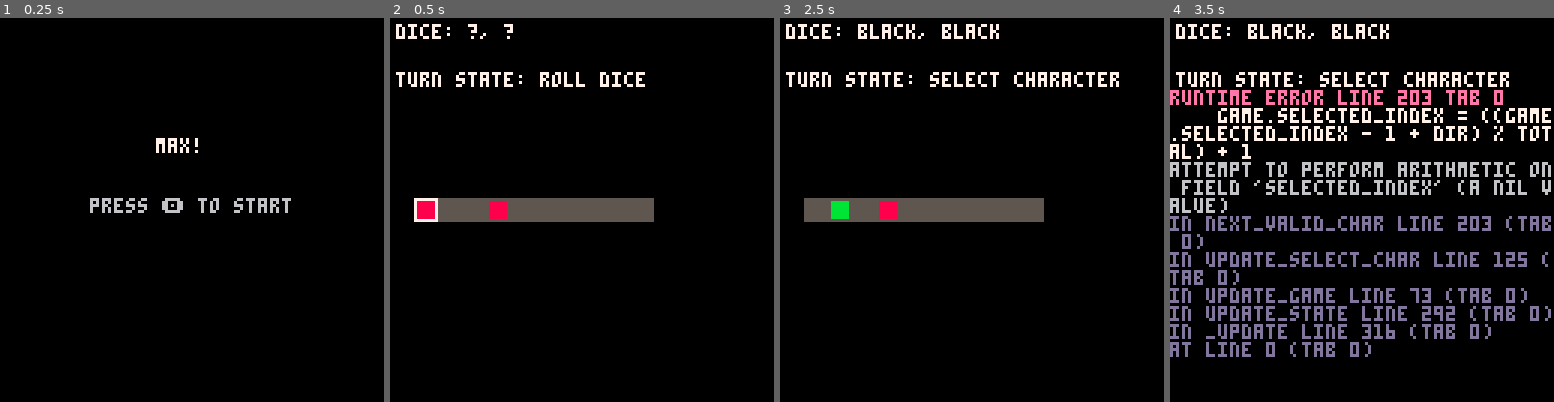
Above: before the commit, frames 1-4 (left to right).
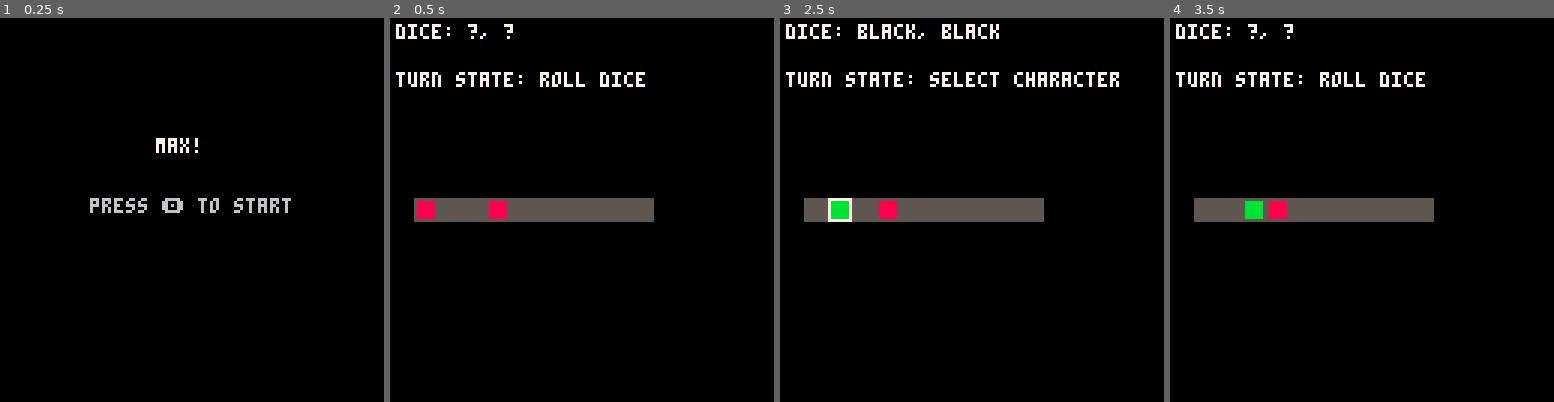
Above: after the commit, the same moments.

Repository: marijnio/pico-max-port
Game: PICO-8 cartridge max.p8
Same seed, same stepped clock (60 frames per second), same inputs: the game is played once before the commit and once after it.
Inputs:
- Up to frame 1 (0.25 s): no input
- Up to frame 2 (0.5 s): tap O (Z key) at 0.33 s
- Up to frame 3 (2.5 s): tap O (Z key) at 0.7, 1.43, 2.22 s; hold Left 1.97-2.37 s
- Up to frame 4 (3.5 s): hold Right from 2.87 s (still down); tap O (Z key) at 3.1 s

Frame 1 is identical in both runs. In frame 2, 0.2% of the frame differs, in the area x 6-13%, y 46-54%; in frame 3, 0.2%; in frame 4, 21%, in the area x 0-100%, y 1-89%.
Error before the commit: runtime error line 203 tab 0; game.selected_index = ((game.selected_index - 1 + dir) % total) + 1; attempt to perform arithmetic on field 'selected_index' (a n…

Commit message:
Fixes movement

Diff:
--- a/character.lua
+++ b/character.lua
@@ -13,6 +13,12 @@
 
 -- move a character forward n steps
 function update_move_char()
+  local selected = get_selected_char()
+  if selected == nil then
+    game.turn_state = TURN_END
+    return
+  end
+
   move_character(game.selected_index, steps_to_move)
   game.turn_state = TURN_CHECK_CAPTURE
 end
--- a/game.lua
+++ b/game.lua
@@ -16,7 +16,7 @@
         {result=nil}  -- die 2
     },
     chars = {},
-    selected_index = 1,
+    selected_index = nil,
     steps_to_move = 0,
 }
 
@@ -95,11 +95,23 @@
     c.can_move = can_char_move(c)
   end
 
+  -- define selected character here; initialize it if needed
+  local selected = get_selected_char()
+  if selected == nil or not can_char_move(selected) then
+    next_valid_char(1)
+    selected = get_selected_char()
+  end
+
+  -- no valid moves this turn
+  if selected == nil then
+    game.turn_state = TURN_END
+    return
+  end
+
   -- move selection cursor left/right
   if btnp(0) then next_valid_char(-1) end  -- ⬅️
   if btnp(1) then next_valid_char(1) end   -- ➡️
-
-  local selected = game.chars[game.selected_index]
+  selected = get_selected_char()
 
   -- choose character if it can move
   if btnp(4) and can_char_move(selected) then -- ❎
@@ -107,78 +119,24 @@
   end
 end
 
-function update_choose_steps()
-  -- TO BE IMPLEMENTED IF MULTI-STEP MOVEMENT IS ALLOWED
-  steps_to_move = 1 -- for now, just move 1 step
-  game.turn_state = TURN_MOVE_CHAR
-end
-
-function move_character(index, steps)
-  local c = game.chars[index]
-  printh("moving "..c.name.." by "..steps.." steps")
-  c.pos += steps
-end
-
-function update_check_capture()
-  if any_critter_caught() then
-    remove_caught_critters()
-  end
-
-  game.turn_state = TURN_END
-end
-
-function update_turn_end()
-  -- reset dice results and move counters
-  for d in all(game.dice) do
-    d.result = nil
-  end
-  game.selected_index = nil
-
-  game.turn_state = TURN_TREAT_CHOICE
-end
-
-function use_treat()
-
-  reset_max_position()
-end
-
-function get_char(name)
-  for c in all(game.chars) do
-    if c.name == name then return c end
-  end
-end
-
-function reset_max_position()
-  local max = get_char("max")
-  max.x, max.y = max.start_x, max.start_y
-end
-
-function any_critter_caught()
-  local max = get_char("max")
-  for c in all(game.chars) do
-    if c.is_critter and not c.caught and c.x == max.x and c.y == max.y then
-      return true
-    end
-  end
-  return false
-end
-
-function remove_caught_critters()
-  local max = get_char("max")
-  for c in all(game.chars) do
-    if c.is_critter and not c.caught and c.x == max.x and c.y == max.y then
-      c.caught = true
-    end
-  end
-end
 
 function next_valid_char(dir)
   local total = #game.chars
+  local current = game.selected_index
+  if current == nil then
+    current = (dir > 0) and 0 or 1
+  end
+
   for i=1,total do
-    game.selected_index = ((game.selected_index - 1 + dir) % total) + 1
-    local c = game.chars[game.selected_index]
-    if can_char_move(c) then return end
-  end
+    current = ((current - 1 + dir) % total) + 1
+    local c = game.chars[current]
+    if can_char_move(c) then
+      game.selected_index = current
+      return
+    end
+  end
+
+  game.selected_index = nil
 end
 
 function can_char_move(c)
@@ -190,6 +148,77 @@
   return true
 end
 
+function update_choose_steps()
+  -- TO BE IMPLEMENTED IF MULTI-STEP MOVEMENT IS ALLOWED
+  steps_to_move = 1 -- for now, just move 1 step
+  game.turn_state = TURN_MOVE_CHAR
+end
+
+function move_character(index, steps)
+  local c = game.chars[index]
+  printh("moving "..c.name.." by "..steps.." steps")
+  c.pos += steps
+end
+
+function update_check_capture()
+  if any_critter_caught() then
+    remove_caught_critters()
+  end
+
+  game.turn_state = TURN_END
+end
+
+function update_turn_end()
+  -- reset dice results and move counters
+  for d in all(game.dice) do
+    d.result = nil
+  end
+  game.selected_index = nil
+
+  game.turn_state = TURN_TREAT_CHOICE
+end
+
+function use_treat()
+
+  reset_max_position()
+end
+
+function get_char(name)
+  for c in all(game.chars) do
+    if c.name == name then return c end
+  end
+end
+
+function get_selected_char()
+  if game.selected_index == nil then return nil end
+  return game.chars[game.selected_index]
+end
+
+function reset_max_position()
+  local max = get_char("max")
+  max.pos = max.start_pos
+end
+
+function any_critter_caught()
+  local max = get_char("max")
+  for c in all(game.chars) do
+    if c.is_critter and not c.caught and c.pos == max.pos then
+      return true
+    end
+  end
+  return false
+end
+
+function remove_caught_critters()
+  local max = get_char("max")
+  for c in all(game.chars) do
+    if c.is_critter and not c.caught and c.pos == max.pos then
+      c.caught = true
+    end
+  end
+end
+
+
 function dice_left(color)
   local count = 0
   for d in all(game.dice) do
@@ -223,7 +252,7 @@
   end
 
   -- Show selection cursor
-  local selected = game.chars[game.selected_index]
+  local selected = get_selected_char()
   if selected ~= nil then
     local cell = board[selected.pos]
     rect(cell.x, cell.y, cell.x+7, cell.y+7, 7)
--- a/output/character_out.lua
+++ b/output/character_out.lua
@@ -13,6 +13,12 @@
 
 
 function update_move_char()
+  local selected = get_selected_char()
+  if selected == nil then
+    game.turn_state = TURN_END
+    return
+  end
+
   move_character(game.selected_index, steps_to_move)
   game.turn_state = TURN_CHECK_CAPTURE
 end
--- a/output/game_out.lua
+++ b/output/game_out.lua
@@ -16,7 +16,7 @@
         {result=nil}
     },
     chars = {},
-    selected_index = 1,
+    selected_index = nil,
     steps_to_move = 0,
 }
 
@@ -96,15 +96,56 @@
   end
 
 
+  local selected = get_selected_char()
+  if selected == nil or not can_char_move(selected) then
+    next_valid_char(1)
+    selected = get_selected_char()
+  end
+
+
+  if selected == nil then
+    game.turn_state = TURN_END
+    return
+  end
+
+
   if btnp(0) then next_valid_char(-1) end
   if btnp(1) then next_valid_char(1) end
-
-  local selected = game.chars[game.selected_index]
+  selected = get_selected_char()
 
 
   if btnp(4) and can_char_move(selected) then
     game.turn_state = TURN_CHOOSE_STEPS
   end
+end
+
+
+function next_valid_char(dir)
+  local total = #game.chars
+  local current = game.selected_index
+  if current == nil then
+    current = (dir > 0) and 0 or 1
+  end
+
+  for i=1,total do
+    current = ((current - 1 + dir) % total) + 1
+    local c = game.chars[current]
+    if can_char_move(c) then
+      game.selected_index = current
+      return
+    end
+  end
+
+  game.selected_index = nil
+end
+
+function can_char_move(c)
+
+  if c.caught then return false end
+
+  if c.is_critter and dice_left("green") <= 0 then return false end
+  if not c.is_critter and dice_left("black") <= 0 then return false end
+  return true
 end
 
 function update_choose_steps()
@@ -148,15 +189,20 @@
   end
 end
 
+function get_selected_char()
+  if game.selected_index == nil then return nil end
+  return game.chars[game.selected_index]
+end
+
 function reset_max_position()
   local max = get_char("max")
-  max.x, max.y = max.start_x, max.start_y
+  max.pos = max.start_pos
 end
 
 function any_critter_caught()
   local max = get_char("max")
   for c in all(game.chars) do
-    if c.is_critter and not c.caught and c.x == max.x and c.y == max.y then
+    if c.is_critter and not c.caught and c.pos == max.pos then
       return true
     end
   end
@@ -166,29 +212,12 @@
 function remove_caught_critters()
   local max = get_char("max")
   for c in all(game.chars) do
-    if c.is_critter and not c.caught and c.x == max.x and c.y == max.y then
+    if c.is_critter and not c.caught and c.pos == max.pos then
       c.caught = true
     end
   end
 end
 
-function next_valid_char(dir)
-  local total = #game.chars
-  for i=1,total do
-    game.selected_index = ((game.selected_index - 1 + dir) % total) + 1
-    local c = game.chars[game.selected_index]
-    if can_char_move(c) then return end
-  end
-end
-
-function can_char_move(c)
-
-  if c.caught then return false end
-
-  if c.is_critter and dice_left("green") <= 0 then return false end
-  if not c.is_critter and dice_left("black") <= 0 then return false end
-  return true
-end
 
 function dice_left(color)
   local count = 0
@@ -223,7 +252,7 @@
   end
 
 
-  local selected = game.chars[game.selected_index]
+  local selected = get_selected_char()
   if selected ~= nil then
     local cell = board[selected.pos]
     rect(cell.x, cell.y, cell.x+7, cell.y+7, 7)
